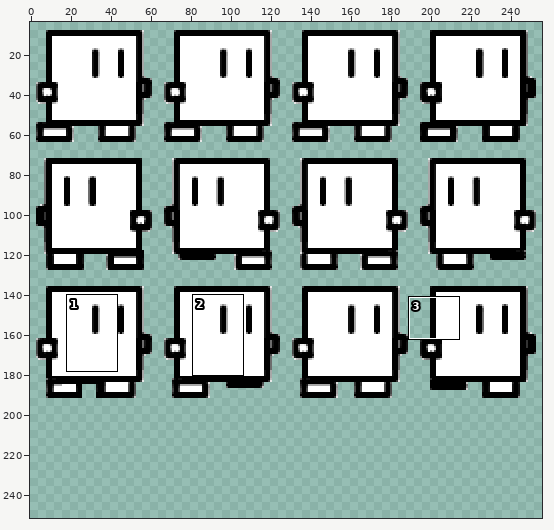
Sprite sheet, stored at img/player/kube.png. Above, an overview of the earlier version with the close-up marked.
Close-up. Before the commit:
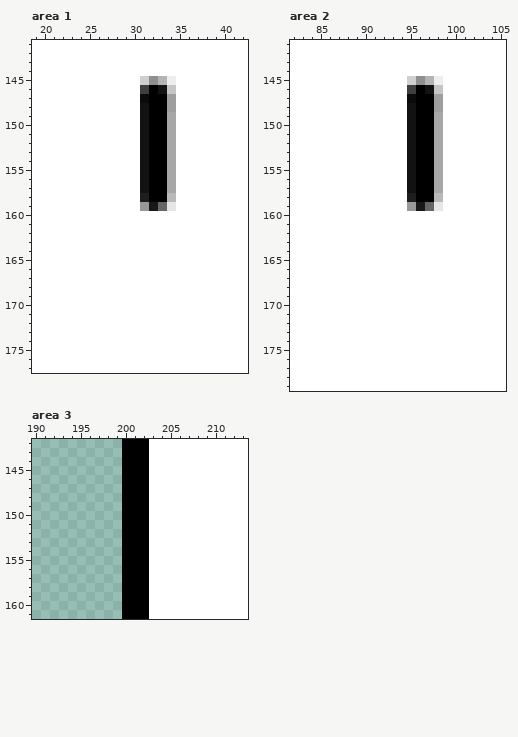
The file is 256x256 pixels. Colours within 5 levels of each other are drawn and written as one. Shown: area 1: x 19..42, y 141..177; area 2: x 82..105, y 141..179; area 3: x 190..213, y 142..161. The wide view leaves out empty margins. The commit also changed other parts of the picture, which this record leaves out.
The result:
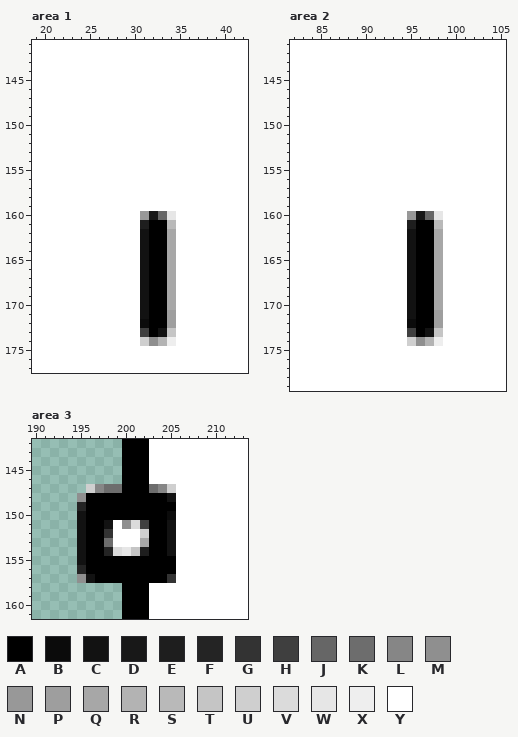
Palette (. is transparent): A #000000  B #0b0b0b  C #121212  D #181818  E #1e1e1e  F #242424  G #333333  H #3f3f3f  J #666666  K #6d6d6d  L #868686  M #8f8f8f  N #989898  P #9e9e9e  Q #a7a7a7  R #b3b3b3  S #b9b9b9  T #c5c5c5  U #cfcfcf  V #dbdbdb  W #e6e6e6  X #eeeeee  Y #ffffff
Changes in this commit:
Changed rows in their new state; - is an unchanged pixel.
Area 1:
first column x 31:
145 YYYY
146 YYYY
147 YYYY
148 YYYY
149 YYYY
150 YYYY
151 YYYY
152 YYYY
153 YYYY
154 YYYY
155 YYYY
156 YYYY
157 YYYY
158 YYYY
159 YYYY
160 NDJW
161 EAAS
162 CAAQ
163 CAAQ
164 CAAQ
165 CAAQ
166 CAAQ
167 CAAQ
168 CAAQ
169 CAAQ
170 CAAQ
171 CAAP
172 BAAP
173 HACT
174 UMRX
Area 2:
first column x 95:
145 YYYY
146 YYYY
147 YYYY
148 YYYY
149 YYYY
150 YYYY
151 YYYY
152 YYYY
153 YYYY
154 YYYY
155 YYYY
156 YYYY
157 YYYY
158 YYYY
159 YYYY
160 NDJW
161 EAAS
162 CAAQ
163 CAAQ
164 CAAQ
165 CAAQ
166 CAAQ
167 CAAQ
168 CAAQ
169 CAAQ
170 CAAQ
171 CAAP
172 BAAP
173 HACT
174 UMRX
Area 3:
first column x 195:
147 -ULKK---KLU
148 MAAAA---AAC
149 FAAAA---AAA
150 CAAAA---AAB
151 CAACYMVHAAC
152 CAAGYYYUAAC
153 CAAKYYYQAAC
154 CAAFVWTEAAC
155 CAAAA---AAA
156 FAAAA---AAA
157 MCAAA---AAG
Pixel boxes of the changes (left, top, right, bottom) in both close-ups:
changed: (140, 76, 176, 346)
changed: (407, 76, 443, 346)
changed: (77, 484, 176, 583)
